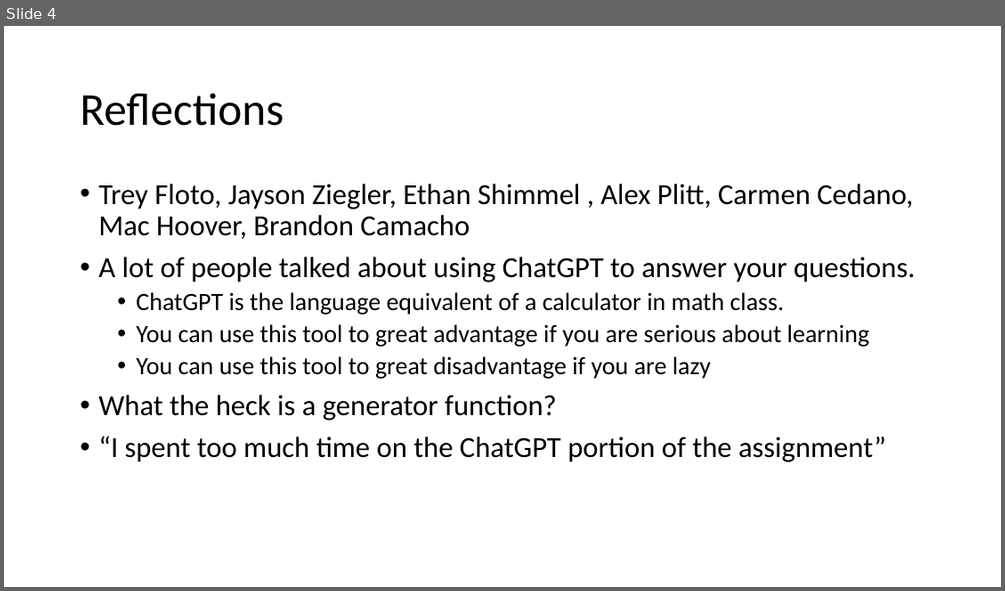
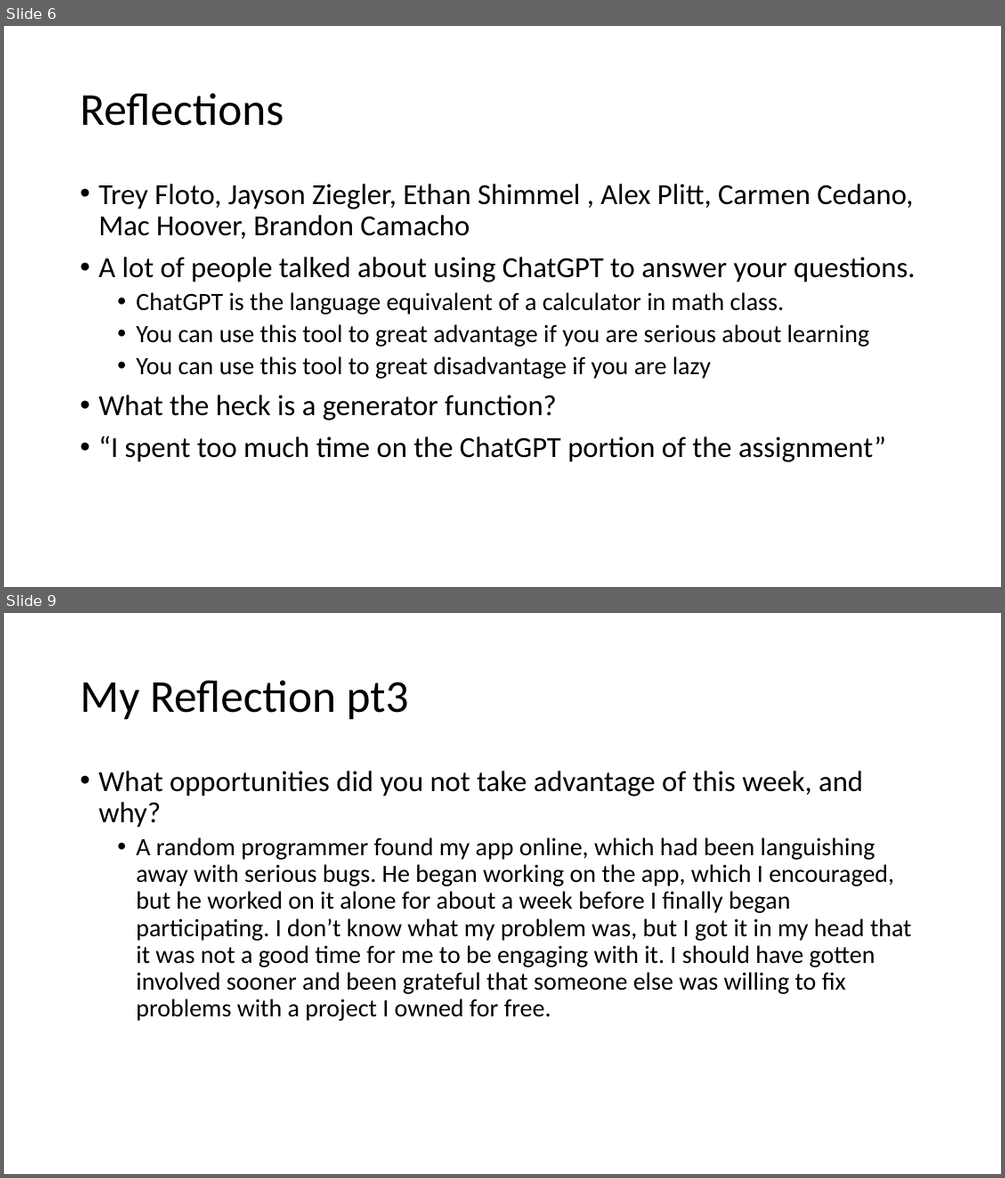
Before and after one commit to parke2023059/docpacs2223, a slide deck: docpac_19200123/Weekly Review.pptx. Shown one above the other, each under a label of ours: slide 4 before the commit, slides 6 and 9 after it; the slides between them are not shown. The pictures are 1005x591 and 1005x1178 pixels, drawn with LibreOffice and Linux fonts; fonts in the diff are those of the drawing. Boxes give left, top, right and bottom in pixels: in the first picture for what was removed or moved away, otherwise in the second. Text is boxed around its words. In the diff, an @@ line names an element or a change of style, - is before the commit and + after.

```diff
--- a/docpac_19200123/Weekly Review.pptx
+++ b/docpac_19200123/Weekly Review.pptx
@@ slide 9 added at [4,613,1001,1174], background #FFFFFF @@
@@ title added at [80,680,409,720], 44 pt, text #000000 @@
+My Reflection pt3
@@ text added at [98,771,912,1021], 24 pt, text #000000 @@
+• What opportunities did you not take advantage of this week, and why?
+  • A random programmer found my app online, which had been languishing away with serious bugs. He began working on the app, which I encouraged, but he worked on it alone for about a week before I finally began participating. I don’t know what my problem was, but I got it in my head that it was not a good time for me to be engaging with it. I should have gotten involved sooner and been grateful that someone else was willing to fix problems with a project I owned for free.
@@ what was slide 4 is now slide 6 @@
```
Also in this commit, not shown: 3 slides changed, 2 other slides added.
